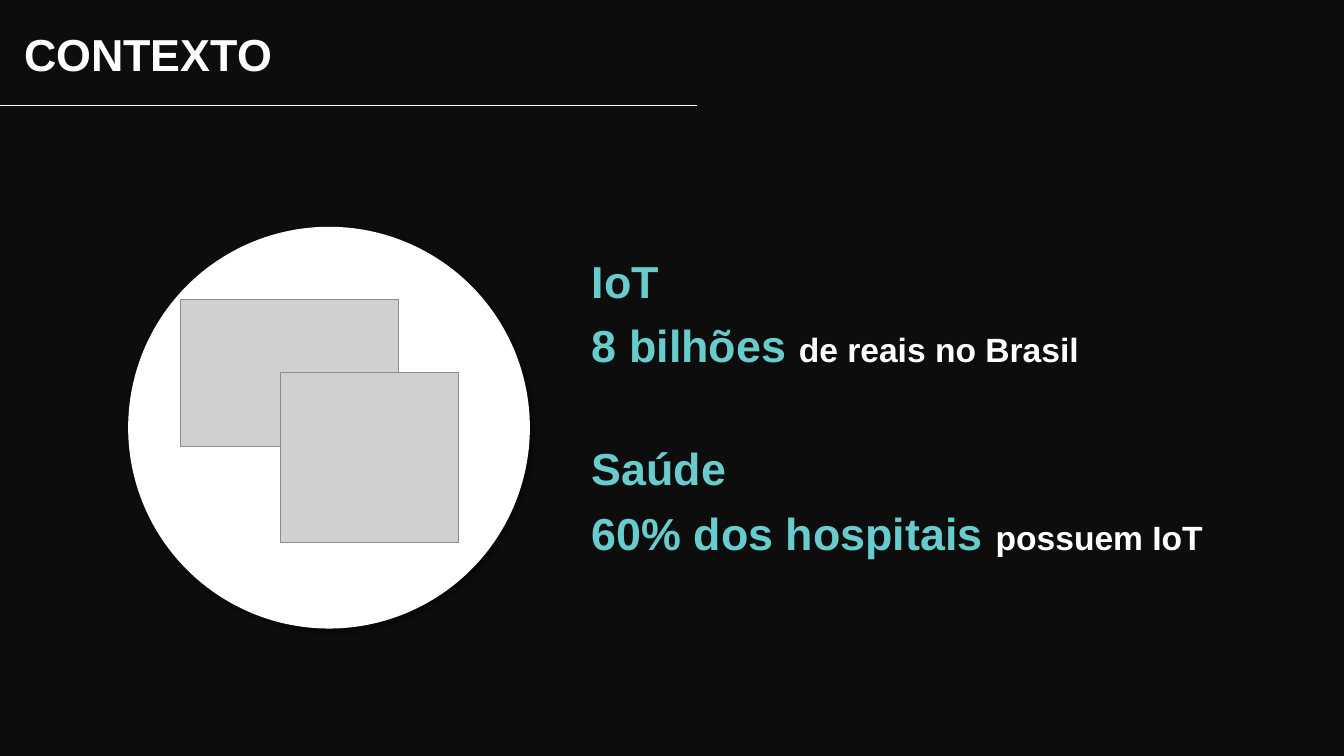
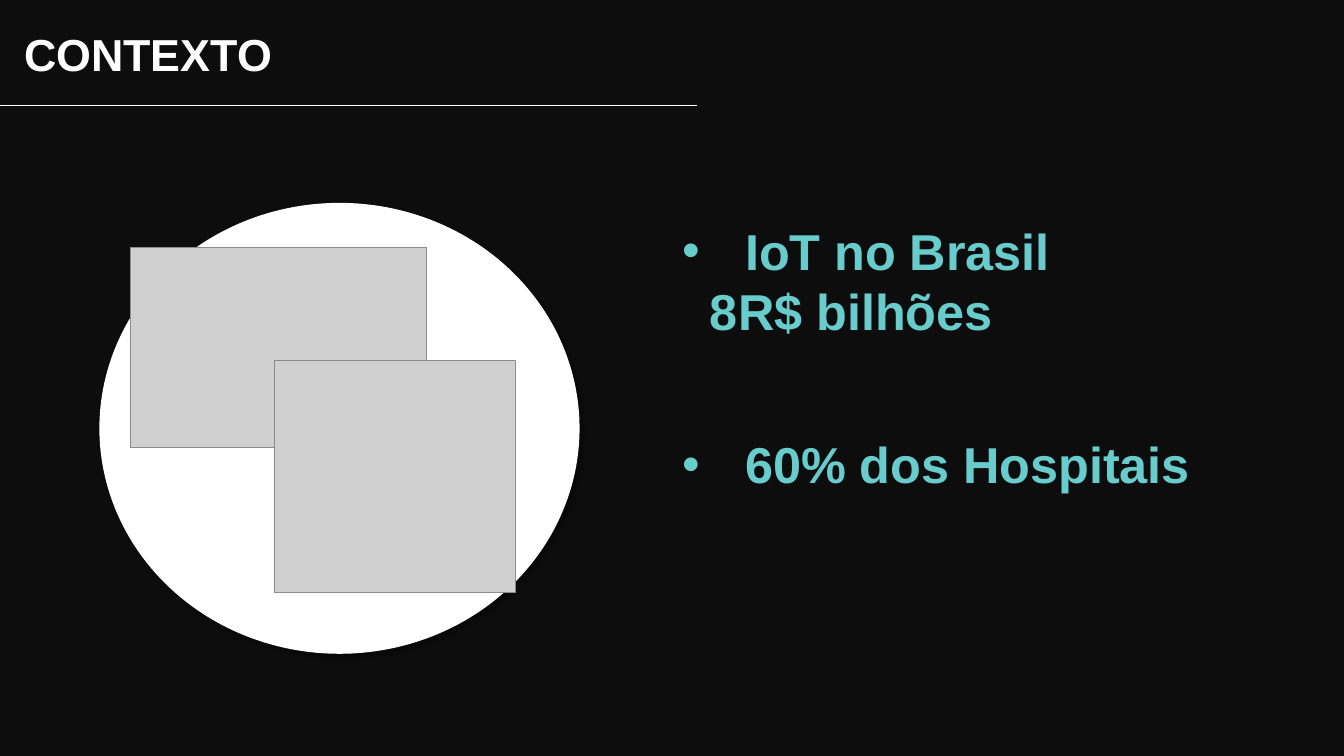
Before and after one commit to YudiG12/grupo-bandtec, a slide deck: slide 3 of Apresentação/inSensorSemFinal.pptx. Drawn at 1344x756 pixels with LibreOffice and Linux fonts; fonts in the diff are those of the drawing; grey boxes stand for pictures; background and template pictures are left out. Boxes give left, top, right and bottom in pixels: in the first picture for what was removed or moved away, otherwise in the second. Text is boxed around its words. In the diff, an @@ line names an element or a change of style, - is before the commit and + after.

```diff
--- a/Apresentação/inSensorSemFinal.pptx
+++ b/Apresentação/inSensorSemFinal.pptx
@@ ellipse: place and size @@
-ellipse at box(128, 227, 530, 629)
+ellipse at box(100, 203, 580, 653)
@@ text at box(710, 233, 1050, 334): text changed; size 24 to 36 pt; text colour #FFFFFF to #68CBCC @@
-8 bilhões de reais no Brasil
+• IoT no Brasil
+8R$ bilhões
@@ picture: place and size @@
-picture at box(180, 299, 398, 447)
+picture at box(130, 247, 426, 448)
@@ text removed at box(592, 267, 659, 299) @@
-IoT
@@ picture: place and size @@
-picture at box(281, 372, 459, 542)
+picture at box(274, 361, 515, 593)
@@ text at box(745, 446, 1190, 493): text changed; size 32 to 36 pt @@
-60% dos hospitais possuem IoT
+• 60% dos Hospitais
@@ text removed at box(592, 452, 726, 486) @@
-Saúde
```
Also in this commit, not shown: 3 other slides changed, 1 slide added, 5 other files.
